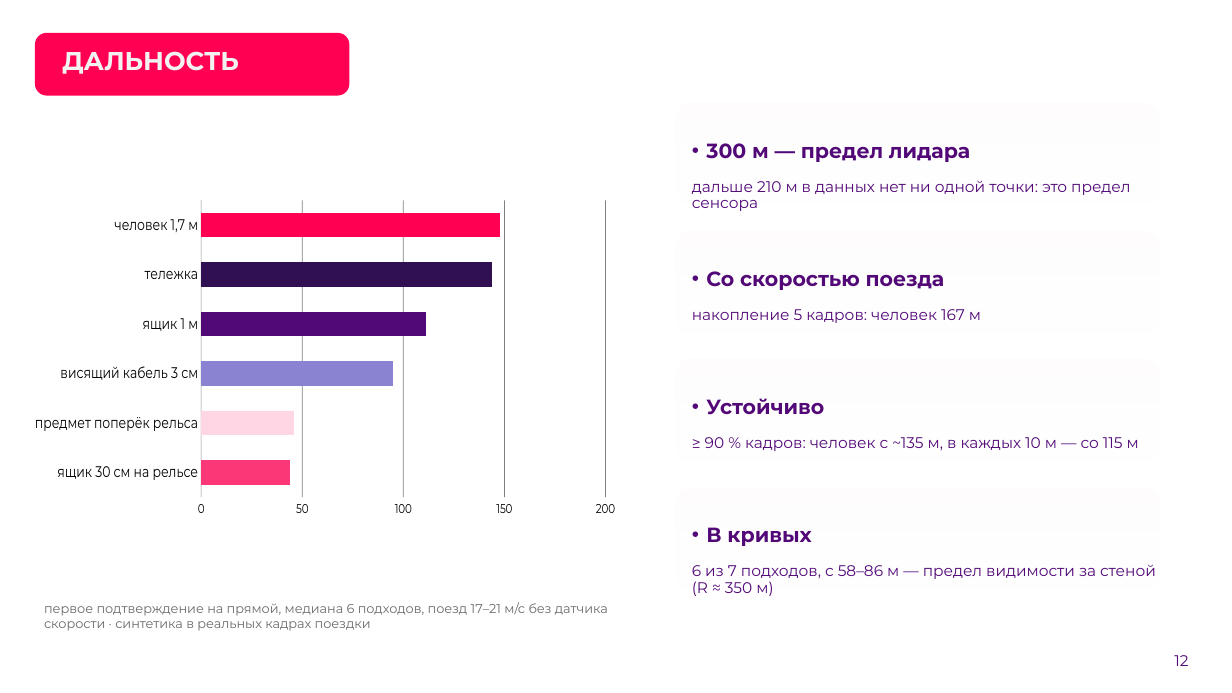
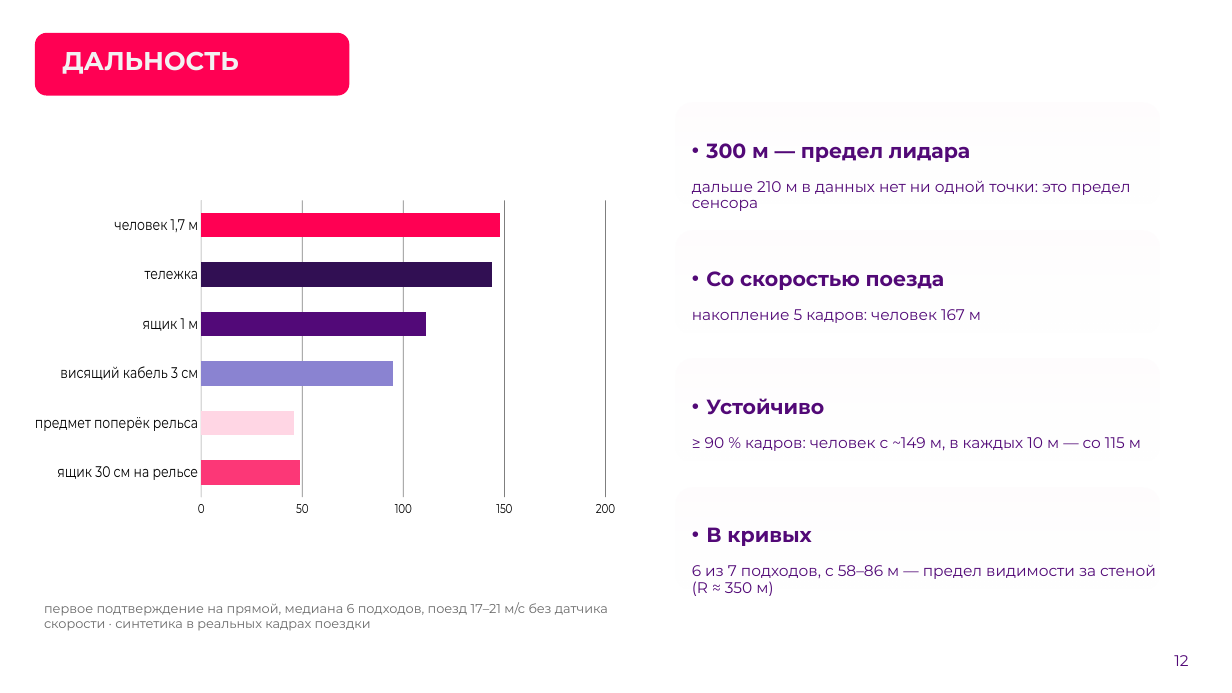
Before and after one commit to pmixay/ReSense, a slide deck: slide 12 of docs/presentation/ReSense_LCT2026.pptx. Drawn at 1232x693 pixels with LibreOffice and Linux fonts; fonts in the diff are those of the drawing; background and template pictures are left out. Boxes give left, top, right and bottom in pixels: in the first picture for what was removed or moved away, otherwise in the second. Text is boxed around its words. In the diff, an @@ line names an element or a change of style, - is before the commit and + after.

```diff
--- a/docs/presentation/ReSense_LCT2026.pptx
+++ b/docs/presentation/ReSense_LCT2026.pptx
@@ bar chart at (35, 144, 616, 589) @@
@@ Series 1, ящик 30 см на рельсе: 44 to 49 @@
@@ text at (705, 437, 1141, 451): text changed @@
-≥ 90 % кадров: человек с ~135 м, в каждых 10 м — со 115 м
+≥ 90 % кадров: человек с ~149 м, в каждых 10 м — со 115 м
```
Also in this commit, not shown: 7 other slides changed, 4 other files.
